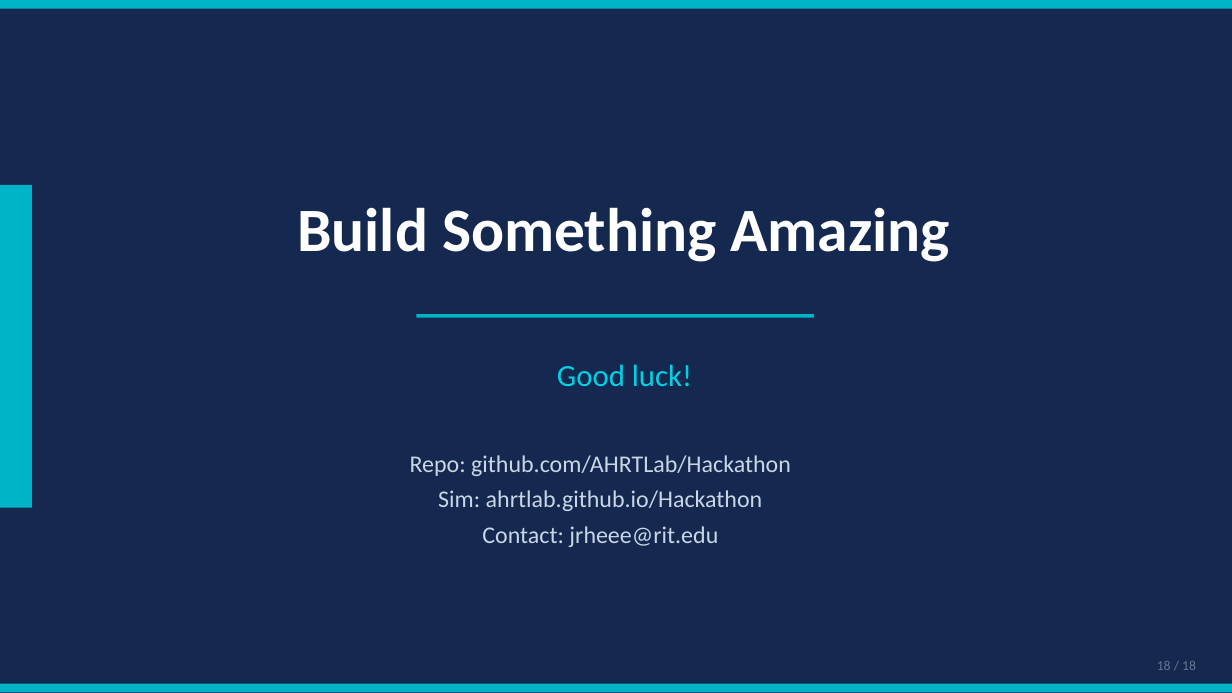
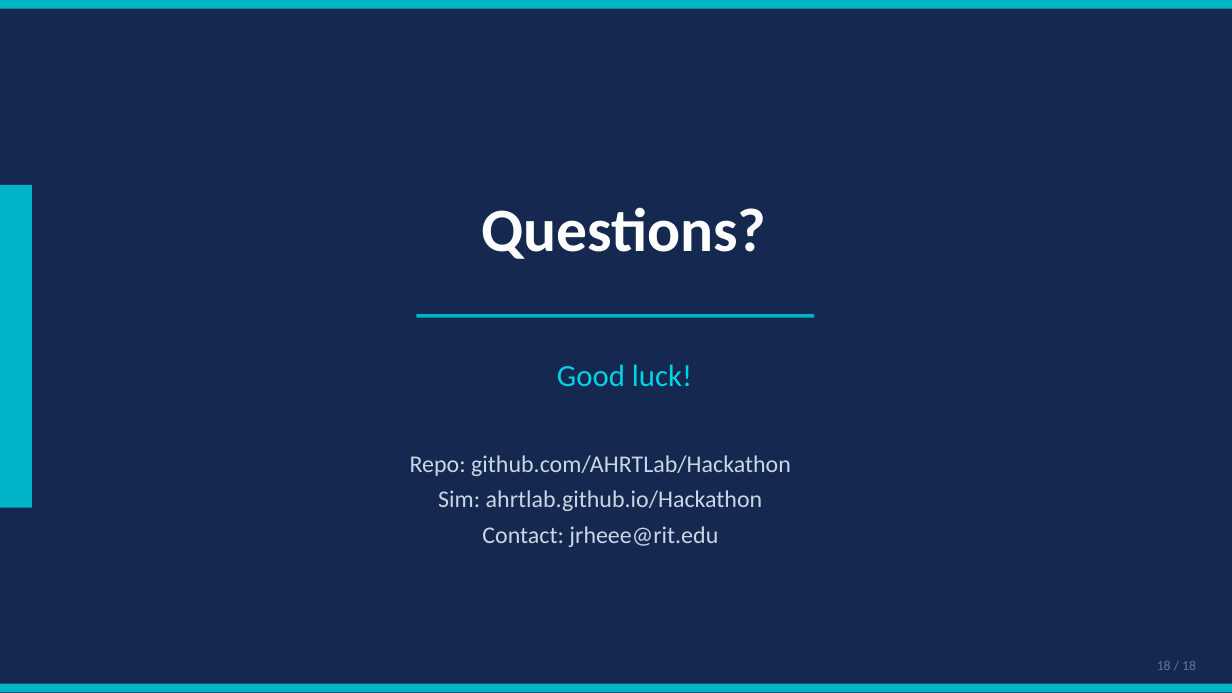
Before and after one commit to AHRTLab/Hackathon, a slide deck: slide 18 of presentations/AWARE-AI_Hackathon_Kickoff.pptx. Drawn at 1232x693 pixels with LibreOffice and Linux fonts; fonts in the diff are those of the drawing. Boxes give left, top, right and bottom in pixels: in the first picture for what was removed or moved away, otherwise in the second. Text is boxed around its words. In the diff, an @@ line names an element or a change of style, - is before the commit and + after.

```diff
--- a/presentations/AWARE-AI_Hackathon_Kickoff.pptx
+++ b/presentations/AWARE-AI_Hackathon_Kickoff.pptx
@@ text at box(481, 207, 766, 259): text changed @@
-Build Something Amazing
+Questions?
```
Also in this commit, not shown: 2 other slides changed.
